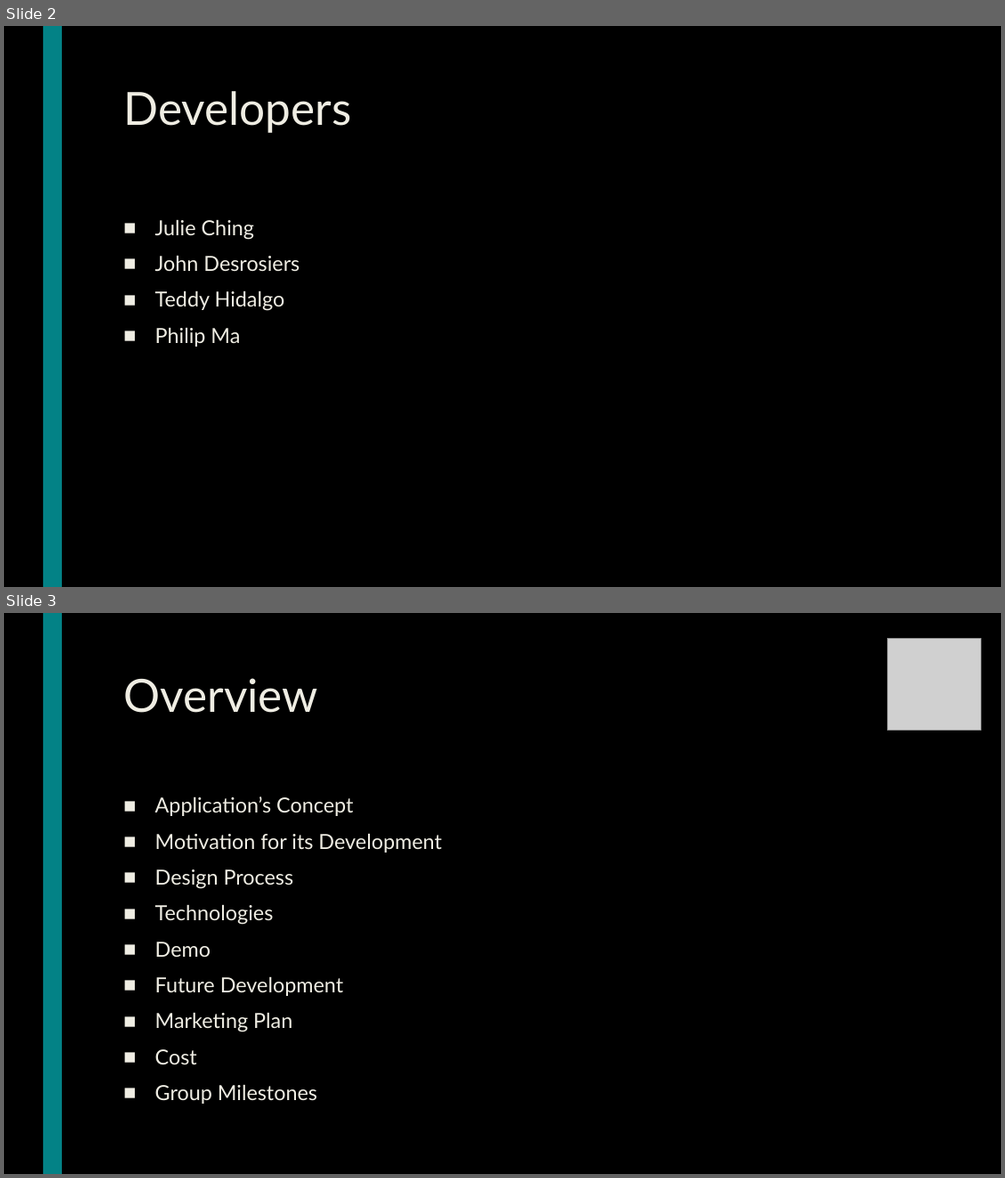
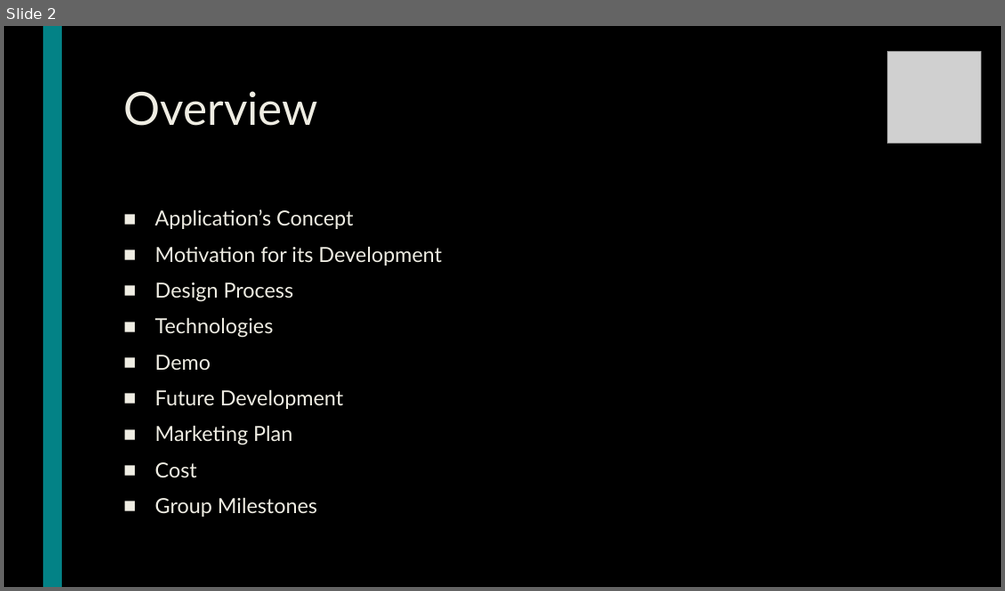
Before and after one commit to codeDeck-Learning-Tools/codeDeck, a slide deck: powerpoint/codeDeck2.pptx. Shown one above the other, each under a label of ours: slides 2 and 3 before the commit, slide 2 after it. The pictures are 1005x1178 and 1005x591 pixels, drawn with LibreOffice and Linux fonts; fonts in the diff are those of the drawing; grey boxes stand for pictures. Boxes give left, top, right and bottom in pixels: in the first picture for what was removed or moved away, otherwise in the second. Text is boxed around its words. In the diff, an @@ line names an element or a change of style, - is before the commit and + after.

Commit message:
Revert "Merge branch 'julie' into dev"
This reverts commit d288ff895545e00565a8d71a0d48749ff3c2278a.

```diff
--- a/powerpoint/codeDeck2.pptx
+++ b/powerpoint/codeDeck2.pptx
@@ slide 2 removed at <box>4,26,1001,587</box>, background #000000; not listed: 1 template element that a slide beside it also shows @@
@@ title removed at <box>123,91,351,133</box> @@
-Developers
@@ text removed at <box>155,219,299,346</box> @@
-■ Julie Ching
-■ John Desrosiers
-■ Teddy Hidalgo
-■ Philip Ma
@@ what was slide 3 is now slide 2 @@
```
Also in this commit, not shown: 1 slide changed, 9 other files.
